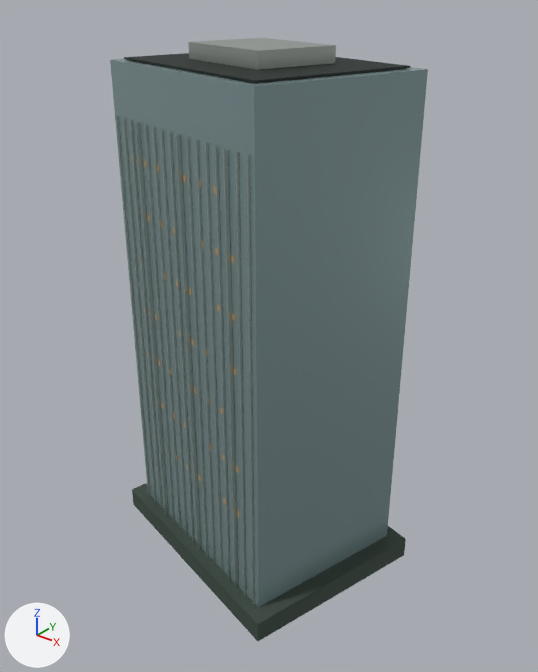
Two versions of the Blender file landmarks/assets/hisense-south.blend, one commit apart.
Rendered twice from a 50 mm camera at (138.4, -171.8, 181.0) aimed at (6.4, -6.7, 78.7). Every picture has the same lights, and +X, +Y and +Z are marked at lower left. The older version comes first.

Before the edit, the objects in view are built like this:
```python
ob_crown_box = bpy.data.objects.new('crown_box', me_crown_box)
ob_crown_box.location = (0.0, 0.0, 0.0)
ob_envelope = bpy.data.objects.new('envelope', me_envelope)
ob_envelope.location = (0.0, 0.0, 0.0)
ob_fins = bpy.data.objects.new('fins', me_fins)
ob_fins.location = (0.0, 0.0, 0.0)
ob_night_windows = bpy.data.objects.new('night_windows', me_night_windows)
ob_night_windows.location = (0.0, 0.0, 0.0)
ob_podium = bpy.data.objects.new('podium', me_podium)
ob_podium.location = (0.0, 0.0, 0.0)
ob_roof_deck = bpy.data.objects.new('roof_deck', me_roof_deck)
ob_roof_deck.location = (0.0, 0.0, 0.0)
```
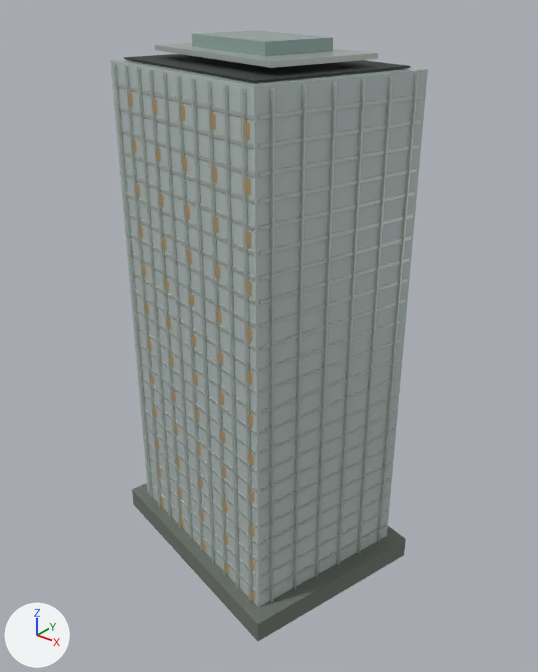
The change, as a diff of the scene's bpy script:
```diff
--- a/landmarks/assets/hisense-south.blend.py
+++ b/landmarks/assets/hisense-south.blend.py
@@ mat_glass @@
 mat_glass = principled_material('glass')
-mat_glass.base_color = (0.27, 0.381, 0.392)  # grey #8ea6a8
+mat_glass.base_color = (0.558, 0.644, 0.631)  # light grey #c5d2d0
 mat_glass.metallic = 0.42
@@ mat_stone @@
 mat_stone = principled_material('stone')
-mat_stone.base_color = (0.0452, 0.0704, 0.0545)  # greyish green #3c4b42
+mat_stone.base_color = (0.153, 0.175, 0.15)  # grey #6d746c
 mat_stone.metallic = 0.04
@@ me_crown_box @@
-me_crown_box.from_pydata(...)  # 24 vertices, 6 faces; spans x -15.6..22.1, y -22.7..9.8, z 160.0..164.4
+me_crown_box.from_pydata(...)  # 24 vertices, 6 faces; spans x -27.7..34.2, y -29.8..16.8, z 161.7..163.1
+# me_crown_box part 1: the whole mesh is rebuilt
 me_crown_box.materials.append(mat_metal)
@@ me_fins @@
-me_fins.from_pydata(...)  # 768 vertices, 192 faces; spans x -35.9..42.4, y -41.9..28.9, z 1.0..144.0
+me_fins.from_pydata(...)  # 768 vertices, 192 faces; spans x -37.6..44.1, y -41.8..28.9, z 0.5..158.5
+# me_fins part 2: the loose piece of 4 vertices spanning x 28.0..28.3, y -41.9, z 1.0..144.0 is rebuilt with 4 vertices and now spans x 27.1..27.3, y -41.8..-41.0, z 0.5..158.5
+# me_fins part 3: the loose piece of 4 vertices spanning x 28.0..28.2, y -41.9..-41.2, z 1.0..144.0 is rebuilt with 4 vertices and now spans x 26.5..27.1, y -41.8..-41.7, z 0.5..158.5
+# me_fins part 4: the loose piece of 4 vertices spanning x 28.3..28.4, y -41.9..-41.3, z 1.0..144.0 is rebuilt with 4 vertices and now spans x 26.5..26.7, y -41.7..-40.8, z 0.5..158.5
+# me_fins part 5: the loose piece of 4 vertices spanning x 23.8..24.0, y -40.8..-40.7, z 1.0..144.0 is rebuilt with 4 vertices and now spans x 20.3..20.5, y -40.1..-39.2, z 0.5..158.5
+# me_fins part 6: the loose piece of 4 vertices spanning x 23.8..23.9, y -40.7..-40.1, z 1.0..144.0 is rebuilt with 4 vertices and now spans x 19.7..20.3, y -40.1..-39.9, z 0.5..158.5
+# me_fins part 7: the loose piece of 4 vertices spanning x 24.0..24.2, y -40.8..-40.1, z 1.0..144.0 is rebuilt with 4 vertices and now spans x 19.7..19.9, y -39.9..-39.0, z 0.5..158.5
+# me_fins part 8: the loose piece of 4 vertices spanning x 15.2..15.5, y -38.5, z 1.0..144.0 is rebuilt with 4 vertices and now spans x 13.5..13.7, y -38.3..-37.4, z 0.5..158.5
+# me_fins part 9: 165 loose pieces with 660 vertices, spanning x -35.9..42.4, y -41.9..28.9, z 1.0..144.0, are deleted
+# me_fins part 10: 72 vertices removed from x 7.9..21.1, y -40.2..21.1, z 1.0..144.0; 732 vertices added at x -37.6..44.1, y -41.8..28.9, z 0.5..158.5
+# other edits to the shape of me_fins do not show in these pictures
 me_fins.materials.append(mat_metal)
@@ me_night_windows @@
-me_night_windows.from_pydata(...)  # 336 vertices, 84 faces; spans x -29.0..35.5, y -39.6..26.6, z 35.9..133.7
+me_night_windows.from_pydata(...)  # 480 vertices, 120 faces; spans x -29.1..42.5, y -41.4..26.7, z 7.7..151.3
+# me_night_windows part 11: 168 vertices removed from x -29.0..21.5, y -39.6..-26.3, z 35.9..133.7; 240 vertices added at x -29.1..28.6, y -41.4..-26.2, z 7.7..151.3
+# other edits to the shape of me_night_windows do not show in these pictures
 me_night_windows.materials.append(mat_night)
@@ me_crown_box_001 @@
+me_crown_box_001.from_pydata([(22.4, -0.3, 162.8), (-10.4, 8.4, 162.8), (-15.9, -12.7, 162.8), (16.9, -21.3, 162.8), (16.9, -21.3, 162.8), (-15.9, -12.7, 162.8), (-15.9, -12.7, 166.4), (16.9, -21.3, 166.4), (-15.9, -12.7, 162.8), (-10.4, 8.4, 162.8), (-10.4, 8.4, 166.4), (-15.9, -12.7, 166.4), (-10.4, 8.4, 162.8), (22.4, -0.3, 162.8), (22.4, -0.3, 166.4), (-10.4, 8.4, 166.4), (22.4, -0.3, 162.8), (16.9, -21.3, 162.8), (16.9, -21.3, 166.4), (22.4, -0.3, 166.4), (16.9, -21.3, 166.4), (-15.9, -12.7, 166.4), (-10.4, 8.4, 166.4), (22.4, -0.3, 166.4)], [], [(0, 1, 2, 3), (4, 7, 6, 5), (8, 9, 10, 11), (12, 13, 14, 15), (16, 17, 18, 19), (20, 21, 22, 23)])
+me_crown_box_001.materials.append(mat_glass_alt)  # grey #9eb6b0
@@ ob_floor_bands @@
+ob_floor_bands = bpy.data.objects.new('floor_bands', me_floor_bands)  # 2304 vertices, 576 faces; spans x -37.7..44.2, y -41.8..28.9, z 5.9..153.1; in mat_metal (light grey #d5ddd6)
+ob_floor_bands.location = (0.0, 0.0, 0.0)
@@ ob_crown_box_001 @@
+ob_crown_box_001 = bpy.data.objects.new('crown_box.001', me_crown_box_001)
+ob_crown_box_001.location = (0.0, 0.0, 0.0)
```

Where the change shows, as pixel boxes (x1, y1, x2, y2) in the pictures (538 x 672 px):
'envelope', recoloured (grey to light grey): (110, 59, 428, 607) in both
'fins', reshaped: before (116, 116, 255, 604); after (112, 63, 419, 603)
'floor_bands', added: after (112, 82, 423, 594)
'podium', recoloured (lighter): (132, 483, 406, 641) in both
'crown_box', reshaped: before (188, 38, 336, 70); after (155, 43, 378, 68)
'crown_box.001', added: after (192, 30, 333, 56)
'night_windows', reshaped (16% wider, 41% taller): before (132, 156, 240, 517); after (130, 93, 255, 603)
part 2 of me_fins, rebuilt (57% wider, 20% taller): before (247, 174, 253, 603); after (243, 88, 253, 602)
part 3 of me_fins, rebuilt (not visible before): after (241, 88, 250, 602)
part 4 of me_fins, rebuilt (not visible afterwards): before (247, 155, 255, 604)
part 5 of me_fins, rebuilt (60% wider, 17% taller): before (236, 164, 245, 596); after (225, 85, 240, 589)
part 6 of me_fins, rebuilt (not visible before): after (223, 85, 237, 588)
part 7 of me_fins, rebuilt (not visible afterwards): before (236, 152, 246, 595)
part 8 of me_fins, rebuilt (33% wider, 14% taller): before (215, 147, 229, 579); after (208, 82, 227, 576)
part 9 of me_fins, deleted: before (116, 116, 249, 579)
part 10 of me_fins, built on: before (223, 149, 238, 588); after (112, 63, 419, 603)
